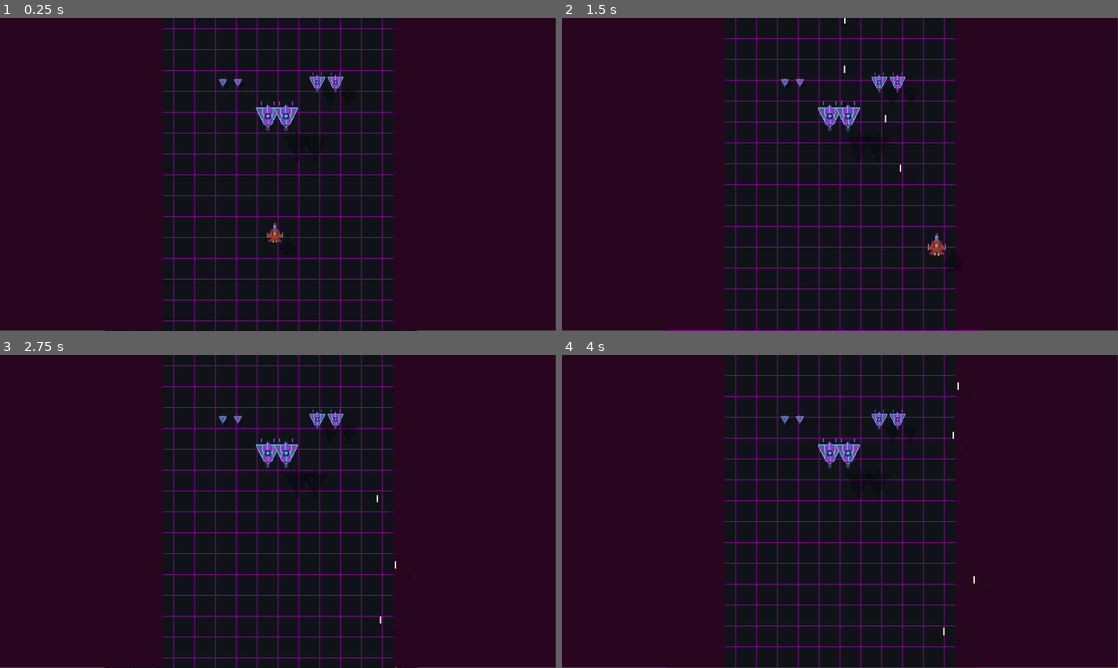
Above: before the commit, frames 1-4 (two rows, left to right).
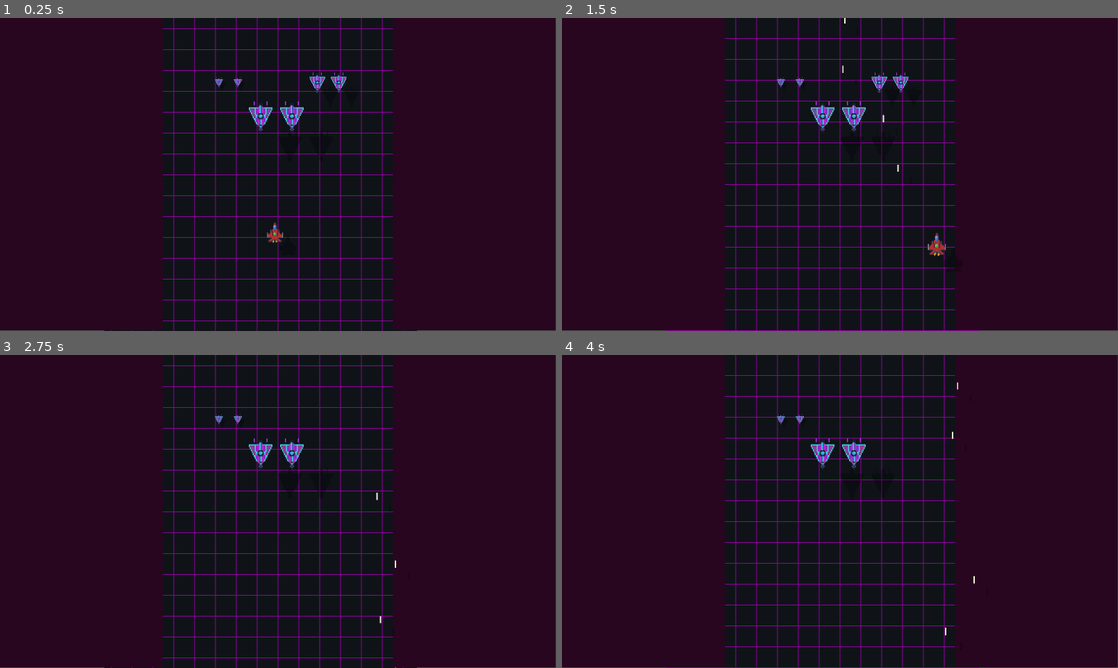
Above: after the commit, the same moments.

Repository: Nekupa-Studio/PlaneGame
Game: Godot game, scene res://scenes/prototype.tscn
Two runs of this game, one before a commit and one after it. Both use one fixed random seed, a clock stepped at 60 frames per second and the inputs below.
Inputs (mouse positions are in pixels of both pictures, inside the frame that each line leads up to):
- Up to frame 1 (0.25 s): no input
- Up to frame 2 (1.5 s): move the mouse to (962, 158) at 0.52 s; hold Right (right) 0.53-1.28 s; hold Space (shoot) 0.53-1.28 s; move the mouse to (728, 190) at 1.27 s; hold Down (down) from 1.28 s (still down); click (728, 190) at 1.35 s
- Up to frame 3 (2.75 s): tap Space (shoot) at 1.55 s; move the mouse to (333, 442) at 2.02 s; release Down (down) at 2.03 s; hold Right (right) from 2.03 s (still down); hold Space (shoot) from 2.03 s (still down)
- Up to frame 4 (4 s): move the mouse to (812, 574) at 2.77 s; release Right (right) at 2.78 s; release Space (shoot) at 2.78 s; hold Up (up) 2.78-3.53 s; tap Space (shoot) at 2.85 s; move the mouse to (1006, 558) at 3.52 s; hold Left (left) from 3.53 s (still down); hold Space (shoot) from 3.53 s (still down); click (1006, 558) at 3.6 s

The runs differ from the first frame. In frame 1, 0.7% of the frame differs, in the area x 38-65%, y 17-46%; in frame 2, 0.7%; in frame 3, 0.8%; in frame 4, 0.8%, in the area x 38-72%, y 8-90%.

Commit message:
Collisions adaptées au système d'élévation
Oui j'avais zappé de commit

Diff:
--- a/assets/bullet.tscn
+++ b/assets/bullet.tscn
@@ -19,5 +19,3 @@
 [node name="CollisionShape2D" type="CollisionShape2D" parent="hitbox"]
 position = Vector2(0, 0.5)
 shape = SubResource("RectangleShape2D_5dat0")
-
-[connection signal="area_entered" from="hitbox" to="." method="_on_hitbox_area_entered"]
--- a/assets/enemy.tscn
+++ b/assets/enemy.tscn
@@ -5,6 +5,7 @@
 
 [node name="weak_shooter_enemy" type="CharacterBody2D"]
 script = ExtResource("1_rh7vn")
+elevation = null
 
 [node name="sprite" type="Sprite2D" parent="."]
 texture_filter = 1
@@ -15,5 +16,3 @@
 
 [node name="CollisionPolygon2D" type="CollisionPolygon2D" parent="hitbox"]
 polygon = PackedVector2Array(-12, -10, 12, -10, 12, -7, 2, 9, 2, 14, 1, 16, -1, 16, -2, 14, -2, 9, -12, -7)
-
-[connection signal="area_entered" from="hitbox" to="." method="_on_hitbox_area_entered"]
--- a/assets/player.tscn
+++ b/assets/player.tscn
@@ -87,5 +87,3 @@
 [node name="collisions" type="CollisionShape2D" parent="."]
 position = Vector2(0, -0.5)
 shape = SubResource("RectangleShape2D_i15ph")
-
-[connection signal="area_entered" from="Hitbox" to="." method="_on_hitbox_area_entered"]
--- a/scenes/prototype.tscn
+++ b/scenes/prototype.tscn
@@ -70,7 +70,6 @@
 material = SubResource("ShaderMaterial_6llqi")
 
 [node name="Camera2D" type="Camera2D" parent="."]
-scale = Vector2(1, 1)
 skew = 0.26529
 anchor_mode = 0
 zoom = Vector2(3, 3)
@@ -130,7 +129,7 @@
 color = Color(0.156863, 0.0235294, 0.121569, 1)
 
 [node name="enemy" parent="." instance=ExtResource("3_cgmdh")]
-position = Vector2(342, 99)
+position = Vector2(336, 99)
 elevation = 0.0
 
 [node name="enemy2" parent="." instance=ExtResource("3_cgmdh")]
@@ -141,12 +140,12 @@
 position = Vector2(487, 100)
 
 [node name="enemy4" parent="." instance=ExtResource("3_cgmdh")]
-position = Vector2(515, 100)
+position = Vector2(520, 100)
 
 [node name="enemy5" parent="." instance=ExtResource("3_cgmdh")]
-position = Vector2(411, 152)
+position = Vector2(400, 152)
 elevation = 100.0
 
 [node name="enemy6" parent="." instance=ExtResource("3_cgmdh")]
-position = Vector2(439, 152)
+position = Vector2(448, 152)
 elevation = 100.0
--- a/scripts/bullet_handler.gd
+++ b/scripts/bullet_handler.gd
@@ -9,6 +9,8 @@
 var penetration_power: int = 1
 
 func _physics_process(delta):
+	super(delta)
+
 	time_lived += delta
 
 	velocity = direction * speed
@@ -18,7 +20,7 @@
 	if time_lived > LIFETIME:
 		queue_free()
 
-func handle_hit():
+func handle_hit(_col):
 	penetration_power -= 1
 	if penetration_power <= 0:
 		queue_free()
--- a/scripts/character_handler.gd
+++ b/scripts/character_handler.gd
@@ -4,6 +4,7 @@
 @export_range(0,100) var elevation: float = 50
 
 var creator: Object
+var hitbox: Area2D
 var shadow
 
 func _ready():
@@ -11,23 +12,28 @@
 		if child is AnimatedSprite2D or child is Sprite2D:
 			shadow = Shadow.create_shadow(child)
 			add_child(shadow)
+		elif child is Area2D:
+			hitbox = child
 
-func _on_hitbox_area_entered(area):
-	var col = area.get_parent()
+func _physics_process(delta):
+	for hit in hitbox.get_overlapping_areas():
+		var col = hit.get_parent()
+		handle_collision(col)
 
+func handle_collision(col):
 	var is_custom_class = col is CustomCharacter
 	var is_creation = col.creator == self
 	var is_creator = col == self.creator
-	var is_same_level = Elevation.check_state(self, col)
+	var is_same_level = Elevation.check_state(col, self)
 
 	if is_custom_class and not (is_creation or is_creator) and is_same_level:
-		col.handle_hit()
+		handle_hit(col)
 
 func _process(delta):
 	Elevation.update(self)
 
-func handle_hit():
-	print("this function seems to not have been overwritten in object: ", name, " please report to dev!")
+func handle_hit(_col):
+	print("'handle_hit' function seems to not have been overwritten in object: ", name, " please report to dev!")
 
 func _get_class():
 	return CustomCharacter
--- a/scripts/elevation_handler.gd
+++ b/scripts/elevation_handler.gd
@@ -1,4 +1,3 @@
-extends Node
 class_name Elevation
 
 const STATE_HEIGHT = 25
--- a/scripts/player_handler.gd
+++ b/scripts/player_handler.gd
@@ -20,18 +20,18 @@
 
 # Fonction appelée à chaque frame
 func _physics_process(delta):
+	super(delta)
+
 	# Incrémente la variable de temps par 1/60
 	attack_time += delta
-
-	move()
-
 	# Gère le pew pew
 	if Input.is_action_pressed("shoot") and attack_time > attack_cooldown:
 		shoot()
 		attack_time = 0
 
+	move()
+
 func shoot():
-	var gun_positions = [$Gun1.global_position, $Gun2.global_position]
 	var bullet = BULLET_SCENE.instantiate()
 
 	bullet.direction = Vector2(0,-1)
--- a/scripts/shadow_handler.gd
+++ b/scripts/shadow_handler.gd
@@ -1,4 +1,3 @@
-extends Node
 class_name Shadow
 
 const SHADOW_OFFSET := Vector2(20, 20)
--- a/scripts/weak_shooter_enemy_handler.gd
+++ b/scripts/weak_shooter_enemy_handler.gd
@@ -3,8 +3,9 @@
 
 @onready var sprite = $sprite
 
-func _process(delta):
-	Elevation.update(self)
+func handle_hit(col):
+	if col is Bullet or col is Player:
+		queue_free()
 
 func _get_class():
 	return Enemy
